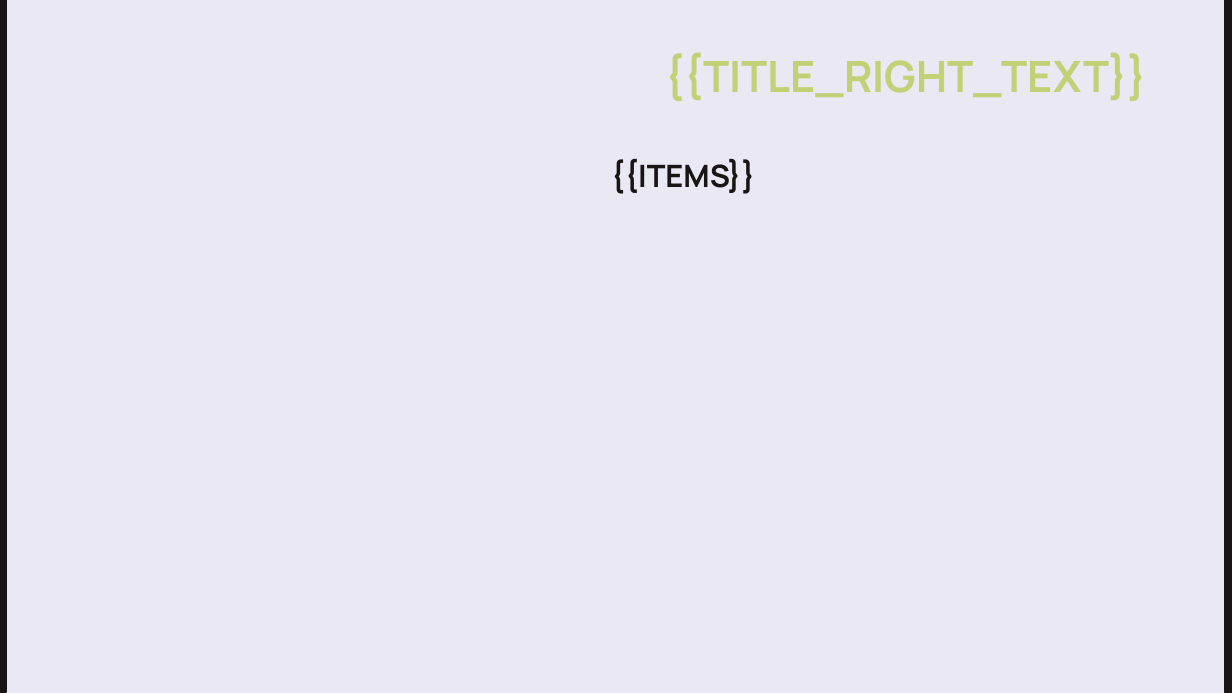
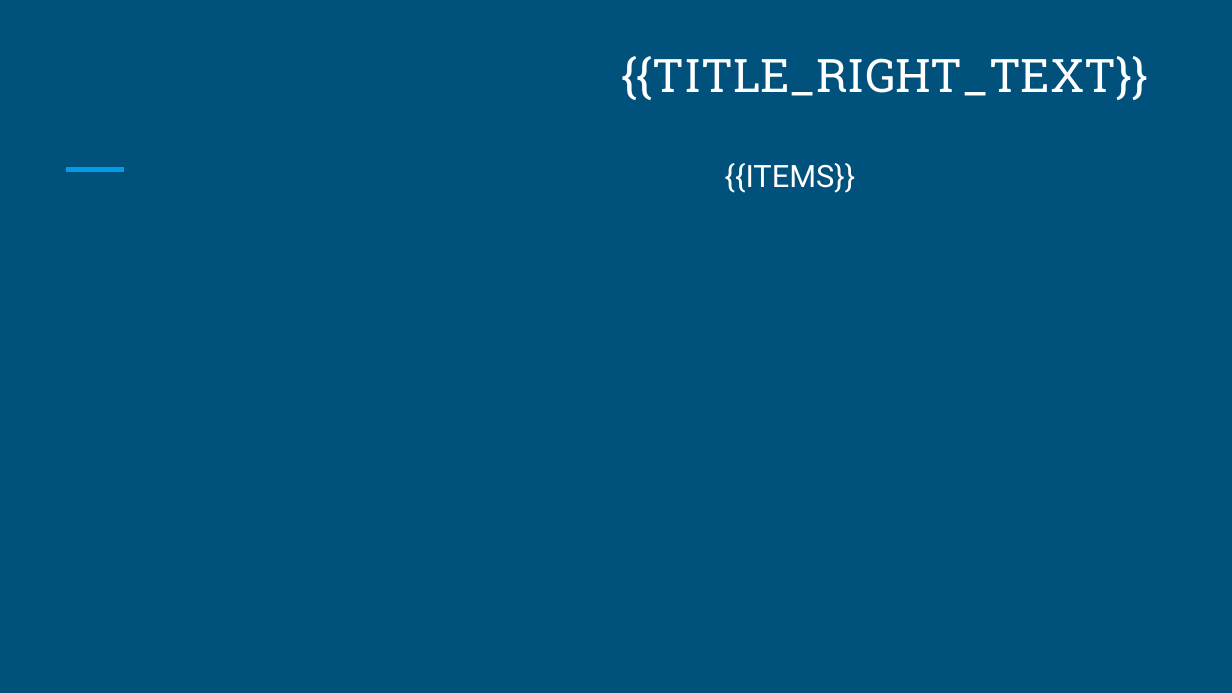
Before and after one commit to andreidiakov/Hack_Axenix_AI_presentation, a slide deck: slide 6 of template.pptx. Drawn at 1232x693 pixels with LibreOffice and Linux fonts; fonts in the diff are those of the drawing. Boxes give left, top, right and bottom in pixels: in the first picture for what was removed or moved away, otherwise in the second. Text is boxed around its words. In the diff, an @@ line names an element or a change of style, - is before the commit and + after.

```diff
--- a/template.pptx
+++ b/template.pptx
@@ background #EAE8F3 to #00517C @@
@@ rectangle removed at (x1=0, y1=0, x2=6, y2=691) @@
@@ rectangle removed at (x1=1225, y1=0, x2=1232, y2=691) @@
@@ title "{{TITLE_RIGHT_TEXT}}" at (x1=621, y1=56, x2=1148, y2=100): size 25.2 to 27 pt, font Manrope to Roboto Slab, text colour #C2D076 to #FFFFFF, bold off; vertical alignment top to bottom @@
@@ text "{{ITEMS}}" moved from (x1=611, y1=159, x2=756, y2=194) to (x1=725, y1=163, x2=856, y2=193) @@
@@ text "{{ITEMS}}" at (x1=725, y1=163, x2=856, y2=193): font Manrope to Roboto, text colour #191515 to #FFFFFF, bold off @@
@@ line added from (67, 170) to (123, 170), #039BE5 3 pt @@
```
Also in this commit, not shown: 8 other slides changed, 8 other files.
